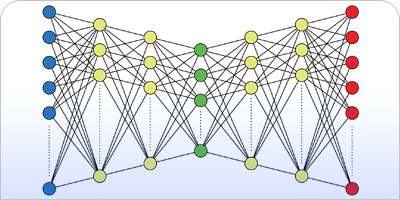
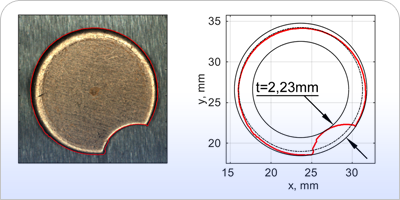
Comparing the layer stacks of the two 400px x 200px images. Changes:
showed "Layer 3" over [17, 5, 376, 196]
hid "Layer 1" over [42, 5, 359, 196]
